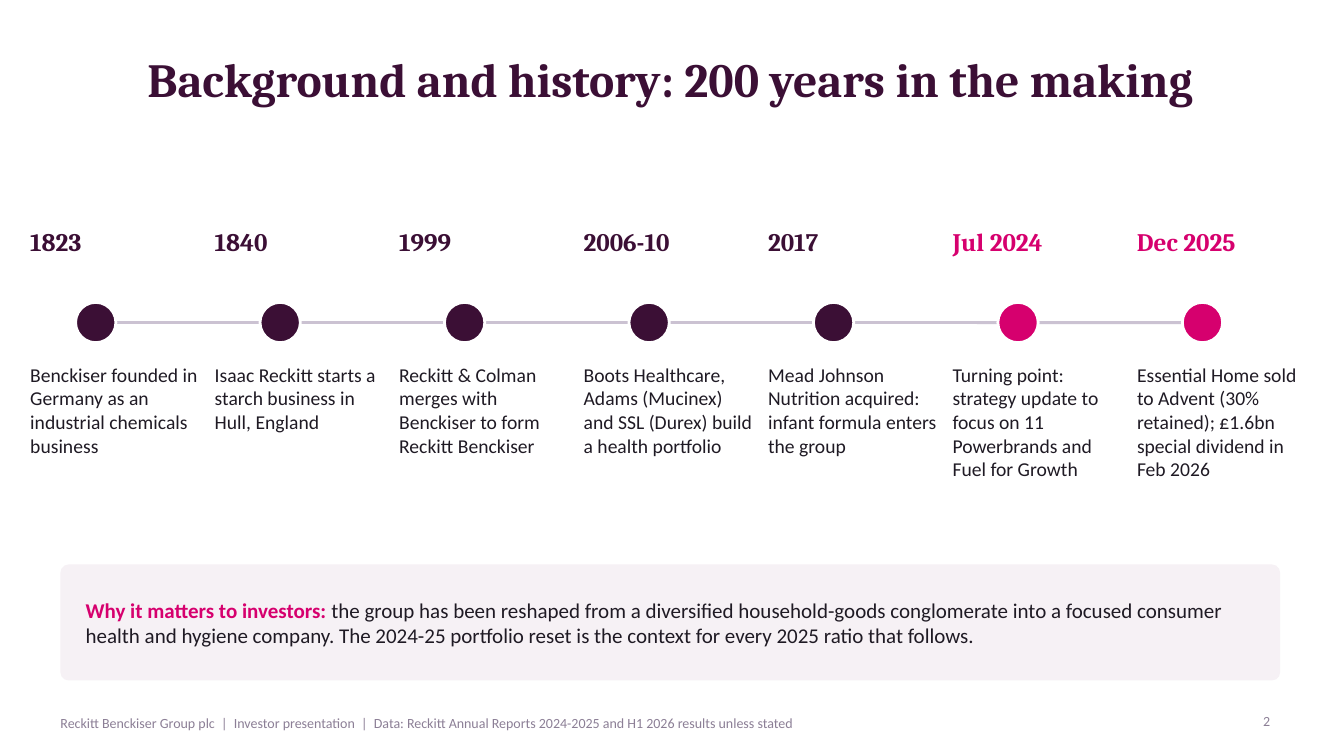
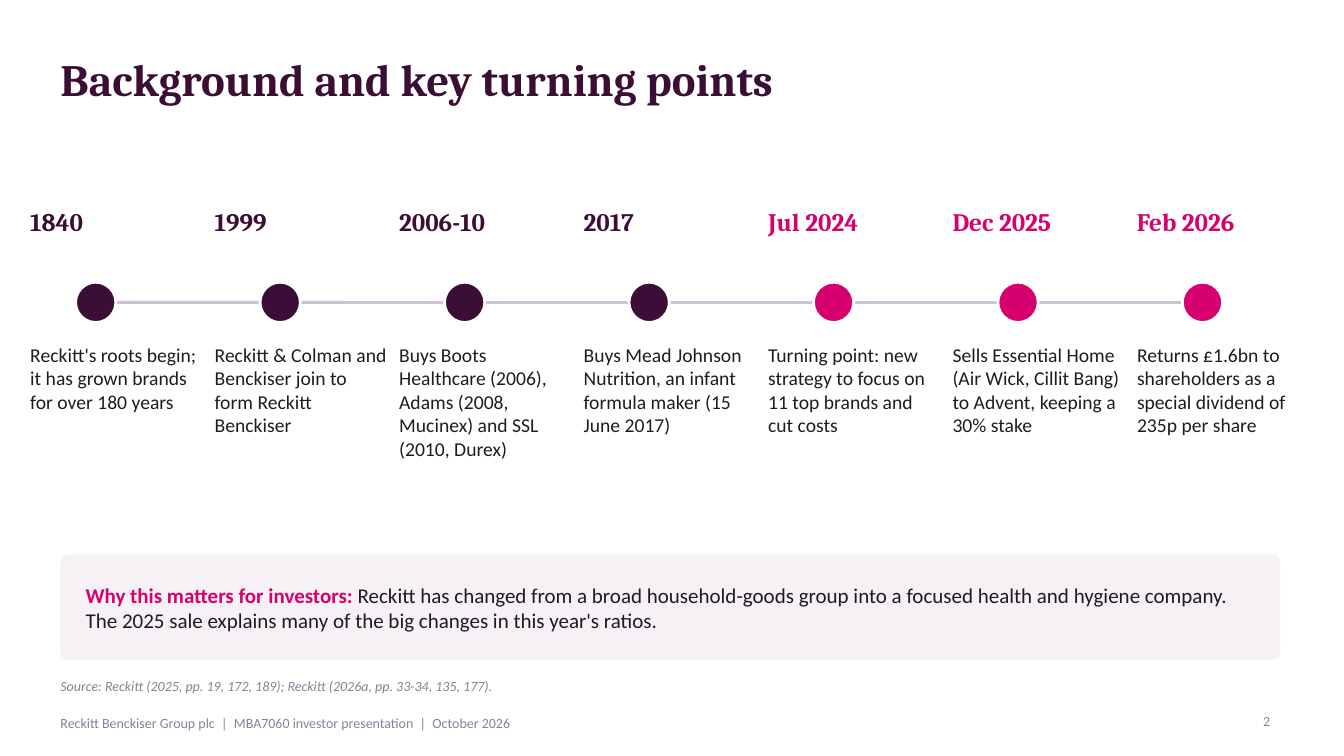
Before and after one commit to Siddharth2131/claude-resposit, a slide deck: slide 2 of Reckitt_MBA7060_Financial_Analysis_Presentation.pptx. Drawn at 1344x756 pixels with LibreOffice and Linux fonts; fonts in the diff are those of the drawing. Boxes give left, top, right and bottom in pixels: in the first picture for what was removed or moved away, otherwise in the second. Text is boxed around its words. In the diff, an @@ line names an element or a change of style, - is before the commit and + after.

```diff
--- a/Reckitt_MBA7060_Financial_Analysis_Presentation.pptx
+++ b/Reckitt_MBA7060_Financial_Analysis_Presentation.pptx
@@ title at (60, 65, 773, 106): text changed; size 34 to 32 pt @@
-Background and history: 200 years in the making
+Background and key turning points
@@ 6 texts: place and size @@
-6 texts at (215, 233, 1235, 257)
+6 texts at (30, 213, 1051, 237)
@@ text removed at (30, 234, 81, 252) @@
-1823
@@ text added at (1137, 213, 1235, 231), 18 pt, text #D6006E, bold @@
+Feb 2026
@@ 7 ellipses, 1 line: place and size @@
-7 ellipses, 1 line at (76, 302, 1223, 343)
+7 ellipses, 1 line at (76, 282, 1223, 323)
@@ ellipse at (814, 282, 854, 323): fill #3B0F35 to #D6006E @@
@@ text at (30, 348, 196, 412): text changed @@
-Benckiser founded in Germany as an industrial chemicals business
+Reckitt's roots begin; it has grown brands for over 180 years
@@ text at (215, 348, 386, 432): text changed @@
-Isaac Reckitt starts a starch business in Hull, England
+Reckitt & Colman and Benckiser join to form Reckitt Benckiser
@@ text at (399, 349, 547, 459): text changed @@
-Reckitt & Colman merges with Benckiser to form Reckitt Benckiser
+Buys Boots Healthcare (2006), Adams (2008, Mucinex) and SSL (2010, Durex)
@@ text at (584, 348, 741, 435): text changed @@
-Boots Healthcare, Adams (Mucinex) and SSL (Durex) build a health portfolio
+Buys Mead Johnson Nutrition, an infant formula maker (15 June 2017)
@@ text at (768, 348, 925, 432): text changed @@
-Mead Johnson Nutrition acquired: infant formula enters the group
+Turning point: new strategy to focus on 11 top brands and cut costs
@@ text at (953, 348, 1120, 432): text changed @@
-Turning point: strategy update to focus on 11 Powerbrands and Fuel for Growth
+Sells Essential Home (Air Wick, Cillit Bang) to Advent, keeping a 30% stake
@@ text at (1137, 348, 1285, 435): text changed @@
-Essential Home sold to Advent (30% retained); £1.6bn special dividend in Feb 2026
+Returns £1.6bn to shareholders as a special dividend of 235p per share
@@ rounded rectangle: place and size @@
-rounded rectangle at (60, 565, 1280, 681)
+rounded rectangle at (60, 555, 1280, 660)
@@ rounded rectangle at (60, 555, 1280, 660): proportions changed @@
@@ text at (86, 588, 1227, 632): text changed @@
-Why it matters to investors: the group has been reshaped from a diversified household-goods conglomerate into a focused consumer health and hygiene company. The 2024-25 portfolio reset is the context for every 2025 ratio that follows.
+Why this matters for investors: Reckitt has changed from a broad household-goods group into a focused health and hygiene company. The 2025 sale explains many of the big changes in this year's ratios.
@@ text added at (60, 681, 492, 693), 10 pt, text #8C7F96, italic @@
+Source: Reckitt (2025, pp. 19, 172, 189); Reckitt (2026a, pp. 33-34, 135, 177).
@@ text at (60, 718, 510, 730): text changed @@
-Reckitt Benckiser Group plc | Investor presentation | Data: Reckitt Annual Reports 2024-2025 and H1 2026 results unless stated
+Reckitt Benckiser Group plc | MBA7060 investor presentation | October 2026
```
Also in this commit, not shown: 12 other slides changed, 3 slides added, 3 slides removed, 1 other file.
